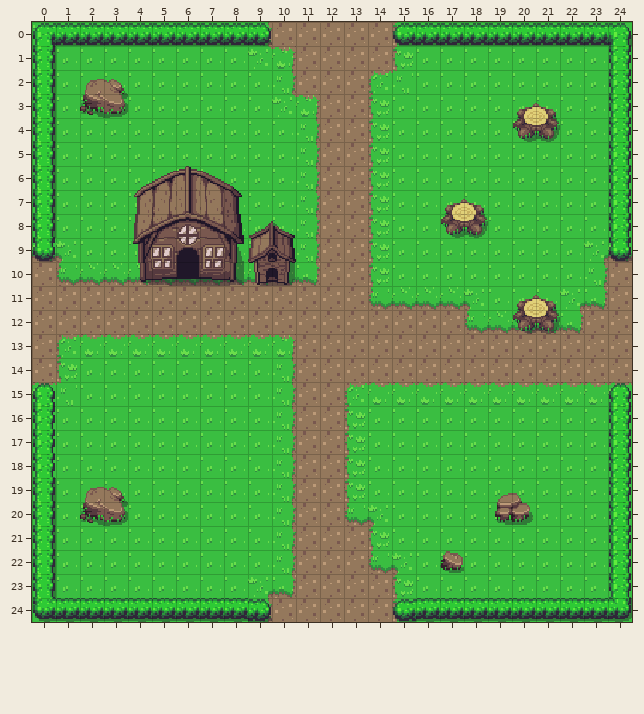
An edit to a level. Tiled map, Assets/TiledMaps/Overworld001.tmx. That is the earlier state.
Cells are 16x16 px. Shown: x 0..24, y 0..24.
And afterwards:
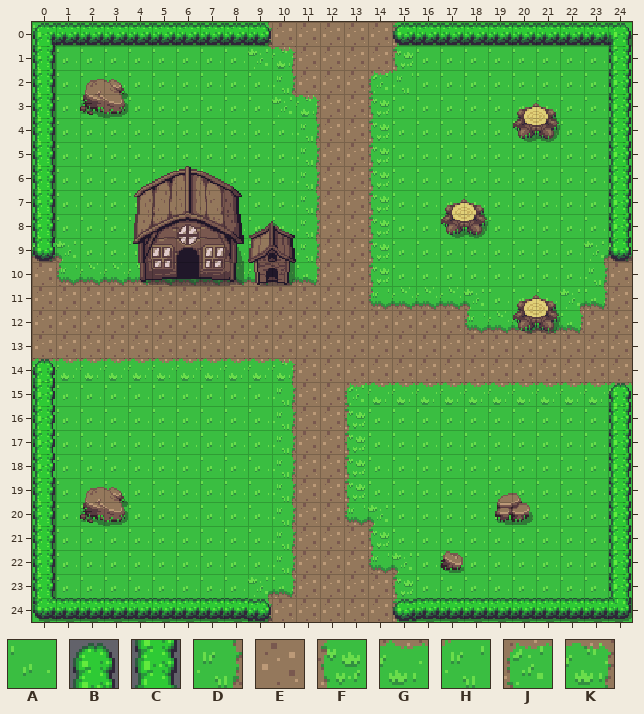
Key: from "overworld": A 405, B 560, C 561, D 1200, E 1201, F 1202, G 1241, H 1242, J 1280, K 1281.
_ is an empty cell.
Edits made:
Layer "Ground":
Tile G gives way to tile A in row 15 at x 0.
Tile H gives way to tile A in row 15 at x 1.
Tile G gives way to tile E in row 13 at x 2 to 9.
Tile J gives way to tile E in row 13 at x 1.
Tile K gives way to tile E in row 13 at x 10.
Tile A gives way to tile G in row 14 at x 2 to 9.
Tile E gives way to tile G in row 14 at x 0.
Tile F gives way to tile G in row 14 at x 1.
Tile D gives way to tile K in row 14 at x 10.
Layer "Collisions":
The edit adds tile B in row 14 at x 0.
Tile B gives way to tile C in row 15 at x 0.
Changed places in both pictures, as pixel boxes (x1, y1, x2, y2):
changed: (32, 334, 296, 406)
